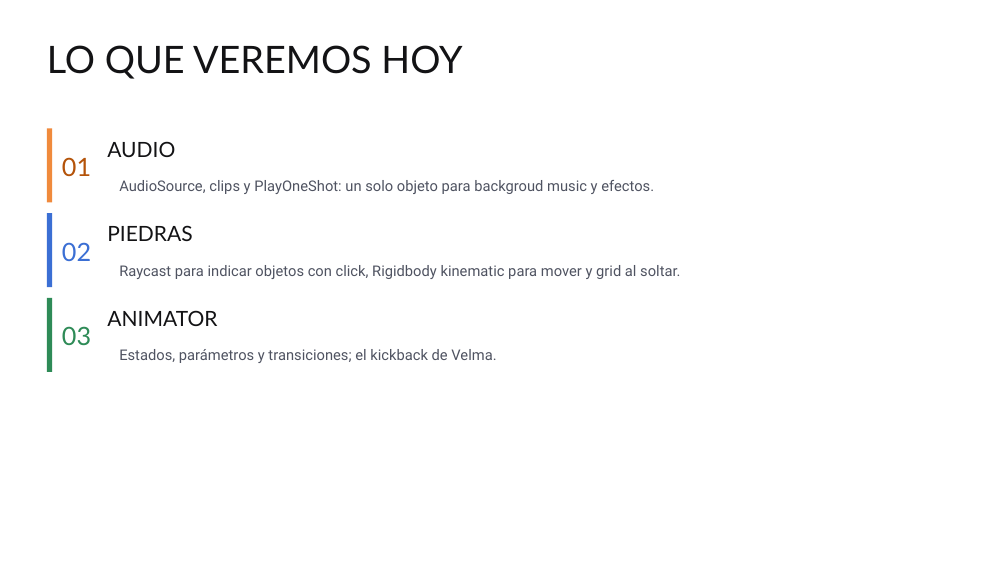
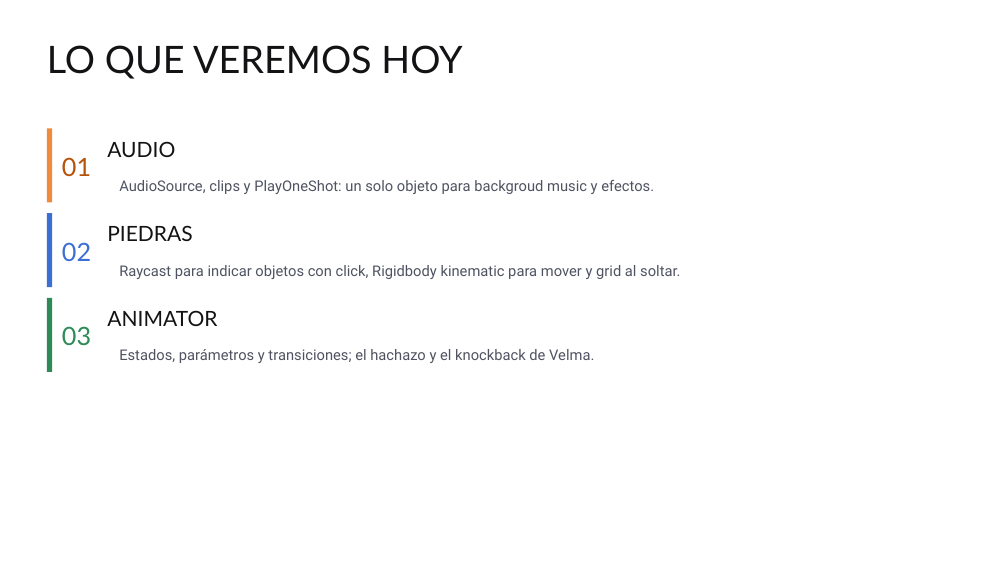
Before and after one commit to abala-tec/TC2005B, a slide deck: slide 2 of T8/T8.8.3-misc/T8.8.3-Miscelaneos.pptx. Drawn at 1008x567 pixels with LibreOffice and Linux fonts; fonts in the diff are those of the drawing; background and template pictures are left out. Boxes give left, top, right and bottom in pixels: in the first picture for what was removed or moved away, otherwise in the second. Text is boxed around its words. In the diff, an @@ line names an element or a change of style, - is before the commit and + after.

```diff
--- a/T8/T8.8.3-misc/T8.8.3-Miscelaneos.pptx
+++ b/T8/T8.8.3-misc/T8.8.3-Miscelaneos.pptx
@@ text at [119,349,594,363]: text changed @@
-Estados, parámetros y transiciones; el kickback de Velma.
+Estados, parámetros y transiciones; el hachazo y el knockback de Velma.
```
Also in this commit, not shown: 9 other slides changed, 18 other files.
